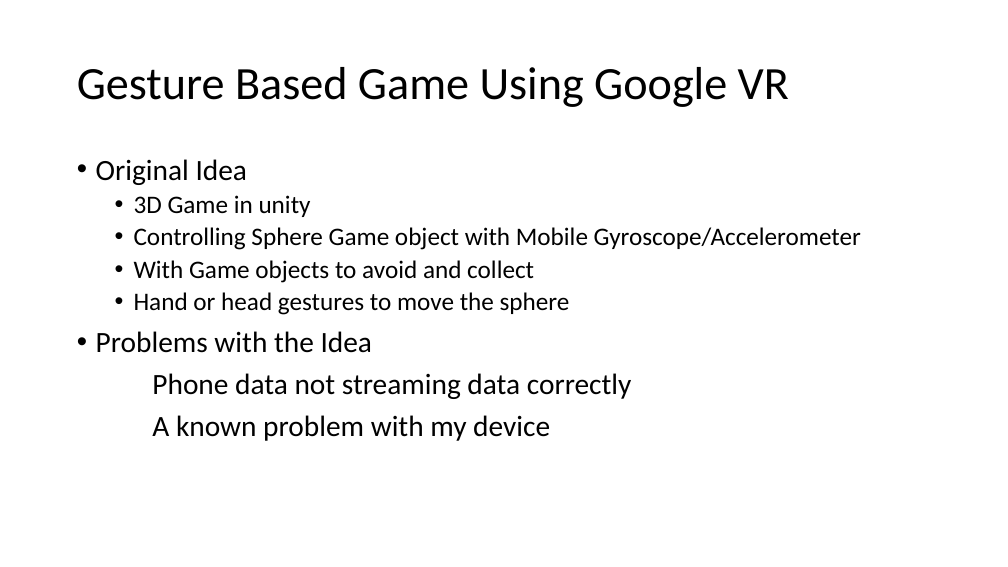
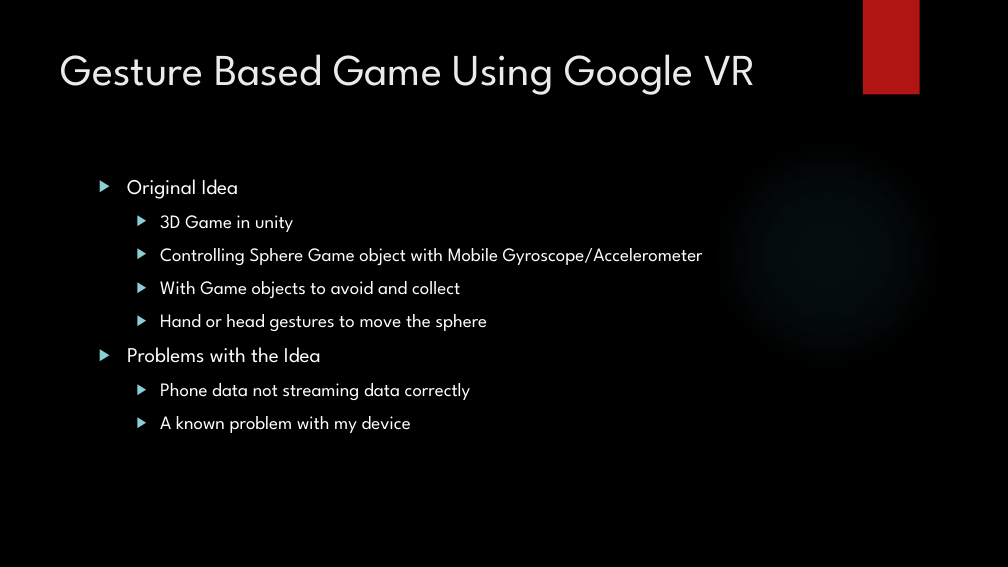
Before and after one commit to kevgleeson78/Gesture-Based-UI-Project, a slide deck: slide 2 of Presentation/New Microsoft PowerPoint Presentation.pptx. Drawn at 1008x567 pixels with LibreOffice and Linux fonts; fonts in the diff are those of the drawing; background and template pictures are left out. Boxes give left, top, right and bottom in pixels: in the first picture for what was removed or moved away, otherwise in the second. Text is boxed around its words. In the diff, an @@ line names an element or a change of style, - is before the commit and + after.

```diff
--- a/Presentation/New Microsoft PowerPoint Presentation.pptx
+++ b/Presentation/New Microsoft PowerPoint Presentation.pptx
@@ background #FFFFFF to picture (left out) @@
@@ rectangle added at bbox=[863, 0, 920, 95], fill #B01513 @@
@@ title "Gesture Based Game Using Google ...": place and size @@
-title "Gesture Based Game Using Google ..." at bbox=[77, 67, 789, 107]
+title "Gesture Based Game Using Google ..." at bbox=[61, 54, 757, 95]
@@ title "Gesture Based Game Using Google ..." at bbox=[61, 54, 757, 95]: size 44 to 42 pt, font Calibri to League Spartan, text colour #000000 to #EBEBEB; line spacing 0.9 to 1; vertical alignment middle to top @@
@@ ellipse added at bbox=[712, 138, 944, 371], fill gradient #50B9C1 @@
@@ text "Original Idea": place and size @@
-text "Original Idea" at bbox=[96, 159, 861, 441]
+text "Original Idea" at bbox=[127, 179, 703, 433]
@@ text "Original Idea" at bbox=[127, 179, 703, 433]: size 28 to 20 pt in "Original Idea", "Problems with the Idea"; font Calibri to League Spartan, text colour #000000 to #FFFFFF; size 24 to 18 pt in "3D Game in unity", "Controlling Sphere Game object with Mobile Gyroscope/Acceler ...", "With Game objects to avoid and collect", "Hand or head gestures to move the ..."; size 28 to 18 pt in "Phone data not streaming data correctly", "A known problem with my device"; bullet • to ▶; line spacing 0.9 to 1; more space between paragraphs; bullet none to ▶; list level 1 to 2 in "Phone data not streaming data ..."; list level 1 to 2 in "A known problem with my ..." @@
```
Also in this commit, not shown: 7 other slides changed, 1 slide removed, 1 other file.
